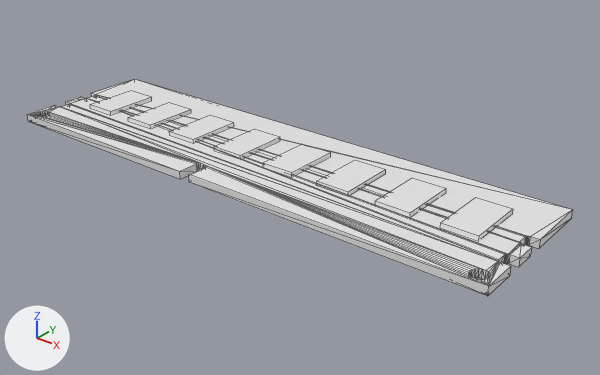
What one commit did to the FBX model Assets/prefabs/3d models/ram.FBX.
Before and after are seen from a 50 mm camera at (1.015, -1.168, 0.598) aimed at (0.199, -0.148, -0.035). The lights are fixed; the arrows at lower left show +X, +Y and +Z. Mesh edges are drawn as thin lines. Where no turn or scale is listed for an object, it has been applied to the vertices.
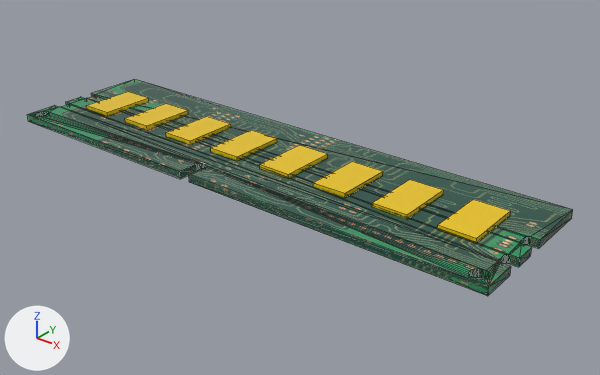
The newer file is also turned or shifted as a whole; pictures and numbers use the older file's frame.

What differs and where, as boxes (x1, y1, x2, y2) in the pictures (600 x 375 px):
'ram', recoloured (white to green)
    both: (27, 79, 573, 296)
'Box009', recoloured, reshaped (white to yellow)
    before: (440, 197, 513, 240)
    after: (437, 199, 511, 242)
'Box008', recoloured (white to yellow)
    both: (372, 178, 446, 218)
'Box007', recoloured (white to yellow)
    both: (313, 160, 386, 197)
'Box006', recoloured, reshaped (white to yellow)
    before: (263, 144, 331, 176)
    after: (260, 145, 328, 178)
'Box005', recoloured, reshaped (white to yellow)
    before: (214, 129, 280, 159)
    after: (211, 130, 277, 160)
'Box004', recoloured (white to yellow)
    both: (166, 115, 234, 144)
'Box003', recoloured (white to yellow)
    both: (125, 102, 191, 129)
'Box002', recoloured, reshaped (white to yellow)
    before: (90, 91, 152, 114)
    after: (87, 92, 149, 116)

What changed in the scene script:
```text
Add img_ram_texture_jpg:
    img_ram_texture_jpg = load_image('ram_texture.jpg', 'materials/ram_texture.jpg', 507, 338, 'sRGB')
Add mat_material__3:
    mat_material__3 = principled_material('Material #3')
    mat_material__3.base_color = (0.835, 0.554, 0.0)  # yellow #ecc400
    mat_material__3.roughness = 0.0
Add mat_material__2:
    mat_material__2 = principled_material('Material #2')
    mat_material__2.texture = img_ram_texture_jpg
    mat_material__2.roughness = 0.0
Change me_mesh_003:
    where me_mesh_003.from_pydata(...)  # 8 vertices, 6 faces; spans x -5.38..5.38, y -4.51..4.51, z 0.0..2.06
    add me_mesh_003.materials.append(mat_material__3)  # yellow #ecc400
Change me_mesh:
    where me_mesh.from_pydata(...)  # 196 vertices, 396 faces; spans x -0.498..0.498, y -0.137..0.137, z 0.0..0.015
    add me_mesh.materials.append(mat_material__2)  # picture img_ram_texture_jpg
Change me_mesh_006:
    where me_mesh_006.from_pydata(...)  # 8 vertices, 6 faces; spans x -5.38..5.38, y -4.51..4.51, z 0.0..2.06
    add me_mesh_006.materials.append(mat_material__3)  # yellow #ecc400
Change me_mesh_005:
    where me_mesh_005.from_pydata(...)  # 8 vertices, 6 faces; spans x -5.38..5.38, y -4.51..4.51, z 0.0..2.06
    add me_mesh_005.materials.append(mat_material__3)  # yellow #ecc400
Change me_mesh_007:
    where me_mesh_007.from_pydata(...)  # 8 vertices, 6 faces; spans x -5.38..5.38, y -4.51..4.51, z 0.0..2.06
    add me_mesh_007.materials.append(mat_material__3)  # yellow #ecc400
Change me_mesh_002:
    where me_mesh_002.from_pydata(...)  # 8 vertices, 6 faces; spans x -5.38..5.38, y -4.51..4.51, z 0.0..2.06
    add me_mesh_002.materials.append(mat_material__3)  # yellow #ecc400
Add me_mesh_1:
    me_mesh_1.from_pydata(...)  # a box spanning x -5.38..5.38, y -5.22..3.8, z 0.0..2.06
    me_mesh_1.materials.append(mat_material__3)  # yellow #ecc400
Change ob_box009:
    ob_box009: bpy.data.objects.new('Box009', me_mesh_008) -> bpy.data.objects.new('Box009', me_mesh_005)
Change ob_box002:
    ob_box002: bpy.data.objects.new('Box002', me_mesh_001) -> bpy.data.objects.new('Box002', me_mesh_002)
Change ob_box006:
    ob_box006: bpy.data.objects.new('Box006', me_mesh_005) -> bpy.data.objects.new('Box006', me_mesh_006)
Change ob_box005:
    ob_box005: bpy.data.objects.new('Box005', me_mesh_004) -> bpy.data.objects.new('Box005', me_mesh_1)
```
